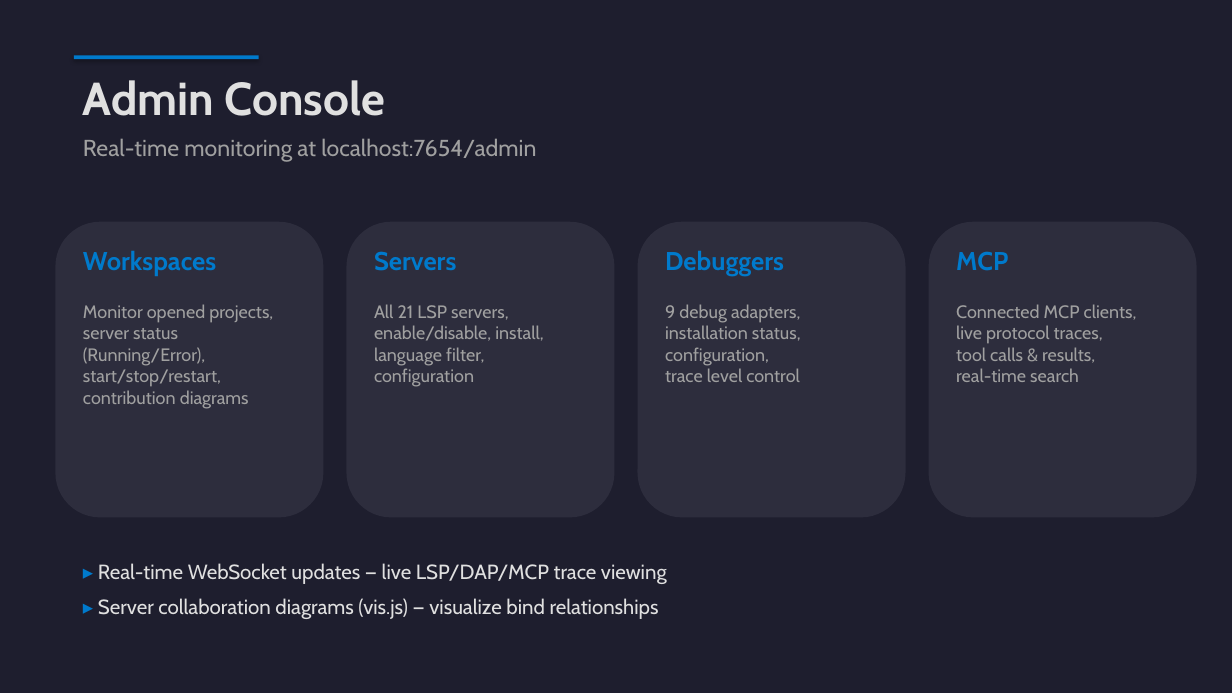
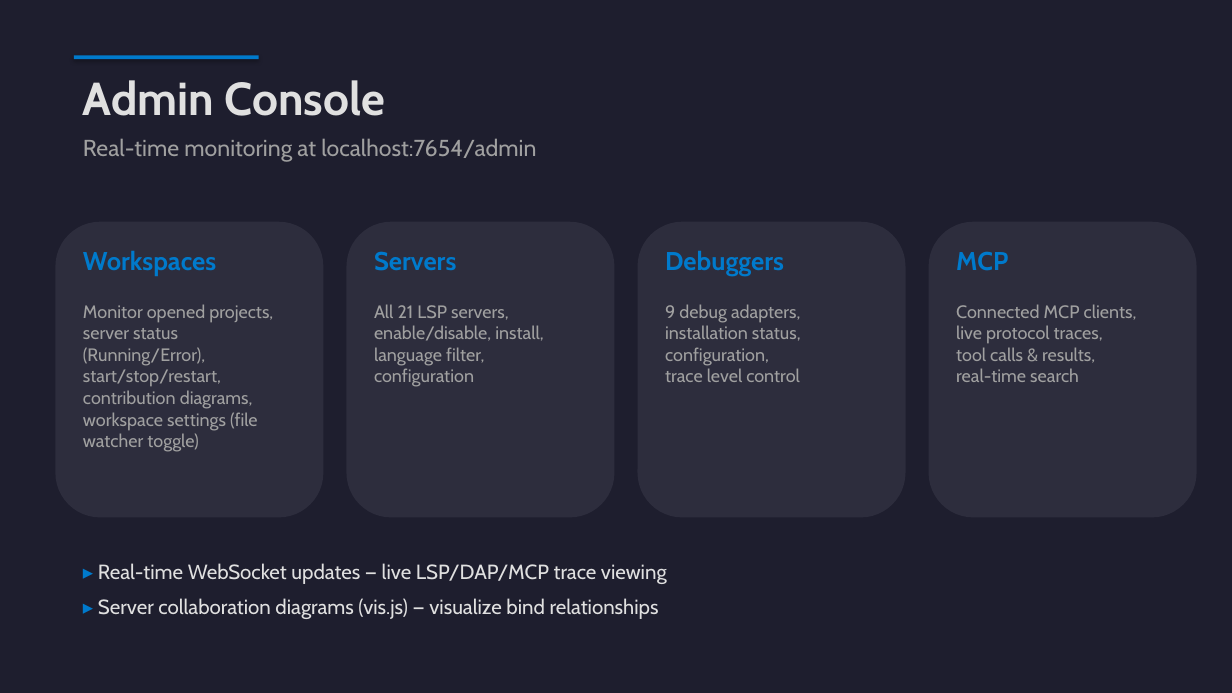
Before and after one commit to angelozerr/mcp-ade, a slide deck: slide 14 of presentation/MCP_LanguageTools.pptx. Drawn at 1232x693 pixels with LibreOffice and Linux fonts; fonts in the diff are those of the drawing. Boxes give left, top, right and bottom in pixels: in the first picture for what was removed or moved away, otherwise in the second. Text is boxed around its words. In the diff, an @@ line names an element or a change of style, - is before the commit and + after.

Commit message:
Provide refresh/build workspace

```diff
--- a/presentation/MCP_LanguageTools.pptx
+++ b/presentation/MCP_LanguageTools.pptx
@@ text at [83,304,273,452]: text changed @@
-Monitor opened projects,
-server status (Running/Error),
-start/stop/restart,
-contribution diagrams
+Monitor opened projects,
+server status (Running/Error),
+start/stop/restart,
+contribution diagrams,
+workspace settings (file watcher toggle)
```
Also in this commit, not shown: 2 other slides changed, 10 other files.
